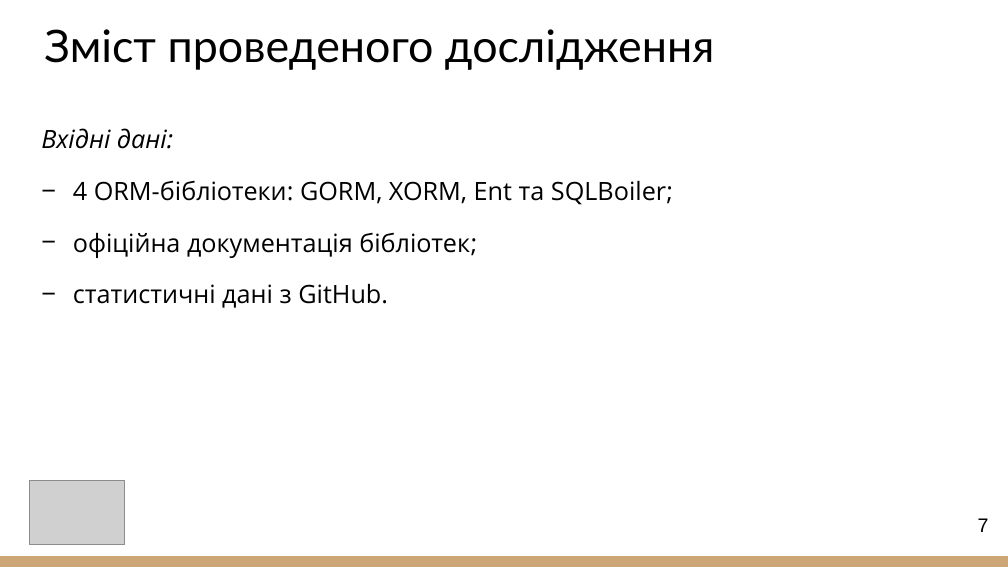
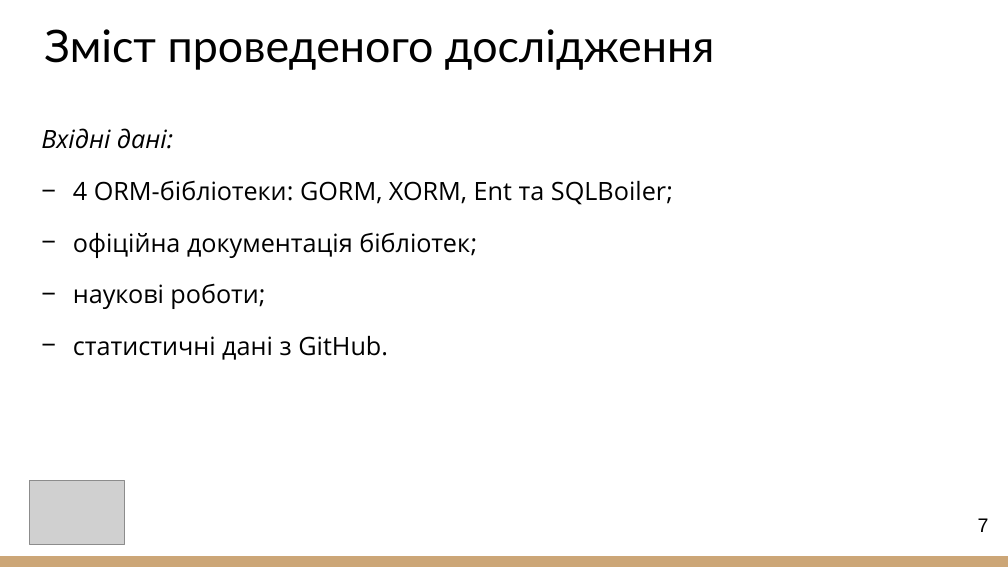
Before and after one commit to yahn1ukov/go-orm-sql-efficiency, a slide deck: slide 7 of 2025_М_ПІ_ІПЗм-23-2_Ягнюков_А_Ю.pptx. Drawn at 1008x567 pixels with LibreOffice and Linux fonts; fonts in the diff are those of the drawing; grey boxes stand for pictures. Boxes give left, top, right and bottom in pixels: in the first picture for what was removed or moved away, otherwise in the second. Text is boxed around its words. In the diff, an @@ line names an element or a change of style, - is before the commit and + after.

```diff
--- a/2025_М_ПІ_ІПЗм-23-2_Ягнюков_А_Ю.pptx
+++ b/2025_М_ПІ_ІПЗм-23-2_Ягнюков_А_Ю.pptx
@@ text at bbox=[73, 283, 265, 309]: paragraph added @@
+− наукові роботи;
```
Also in this commit, not shown: 7 other slides changed.
